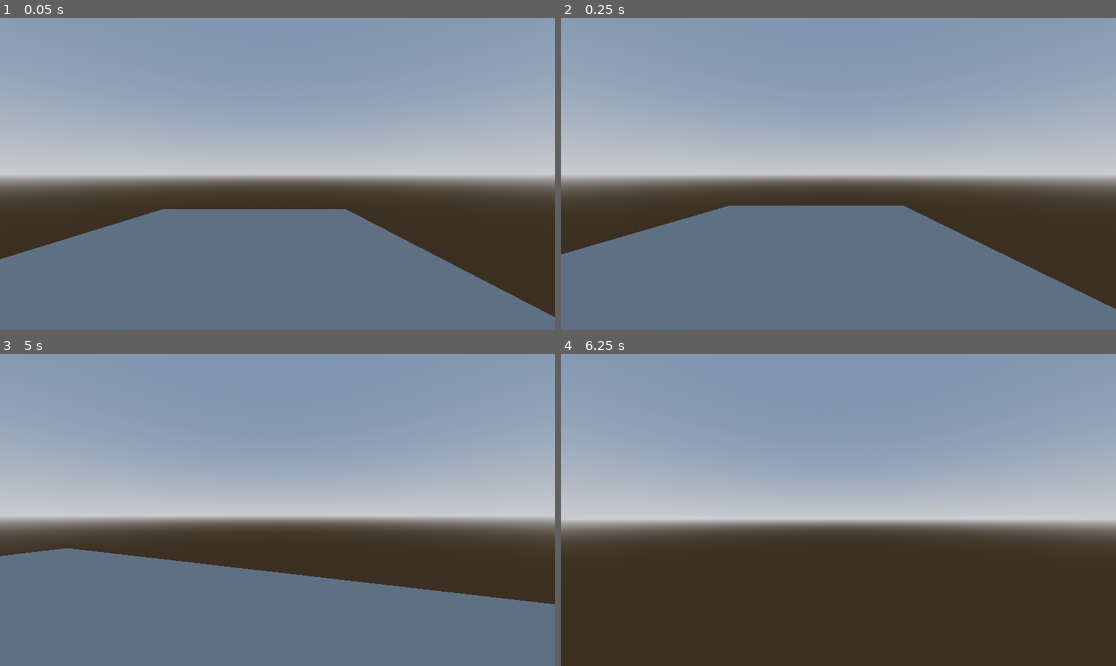
Above: before the commit, frames 1-4 (two rows, left to right).
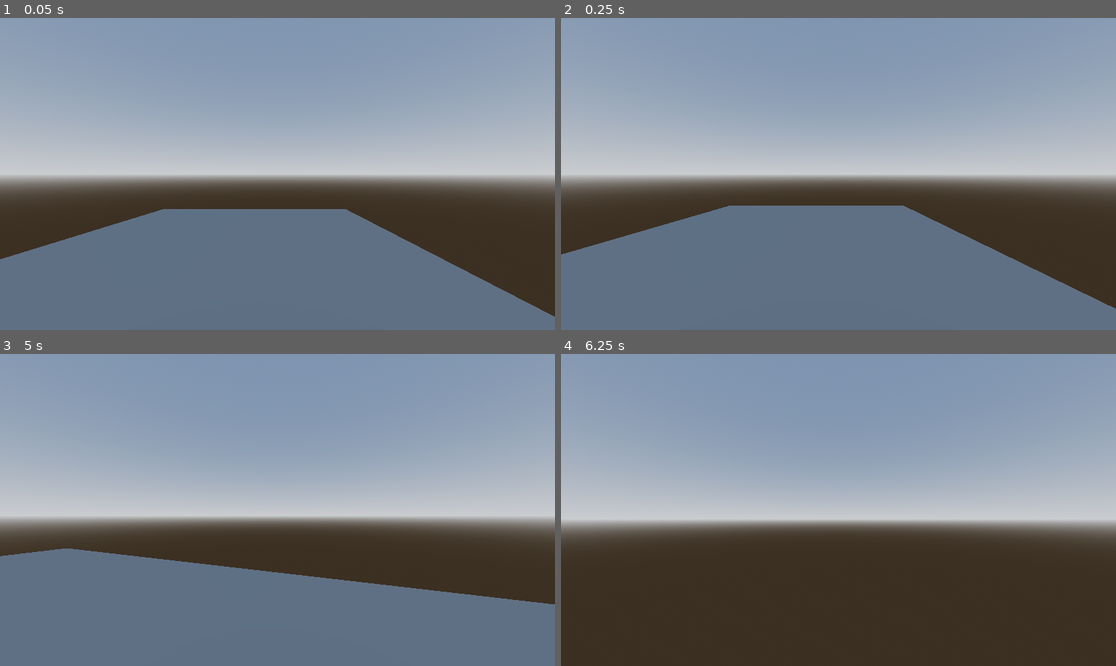
Above: after the commit, the same moments.

Repository: HaL-underscore-27/gamejam-outcasts
Game: Godot game, scene res://main.tscn
Same seed, same stepped clock (60 frames per second), same inputs: the game is played once before the commit and once after it.
Inputs (mouse positions are in pixels of both pictures, inside the frame that each line leads up to):
- Up to frame 1 (0.05 s): no input
- Up to frame 2 (0.25 s): no input
- Up to frame 3 (5 s): move the mouse to (305, 510) at 0.52 s; hold Shift (sprint) 0.53-1.28 s; hold W (up) from 0.53 s (still down); tap Space (jump) at 0.77, 1.52, 3.02, 3.77, 4.52 s; move the mouse to (249, 510) at 1.27 s; tap Shift (sprint) at 1.35, 2.85, 4.35 s; move the mouse to (288, 503) at 2.02 s; hold Shift (sprint) 2.03-2.78 s; tap Enter at 2.75 s; move the mouse to (271, 516) at 2.77 s; move the mouse to (316, 513) at 3.52 s; hold Shift (sprint) 3.53-4.28 s; move the mouse to (233, 506) at 4.27 s
- Up to frame 4 (6.25 s): move the mouse to (844, 510) at 5.02 s; hold Shift (sprint) 5.03-5.78 s; move the mouse to (816, 503) at 5.77 s; release W (up) at 5.78 s; hold D (right) from 5.78 s (still down); tap Shift (sprint) at 5.85 s; tap Space (jump) at 6.02 s

The runs differ from the first frame. In frame 1, less than 0.1% of the frame differs, in the area x 0-100%, y 61-96%; in frame 2, less than 0.1%; in frame 3, less than 0.1%; in frame 4, nothing differs.

Commit message:
Add cube that disappears when player walks into it

Diff:
--- /dev/null
+++ b/cube.gd
@@ -0,0 +1,14 @@
+extends MeshInstance3D
+
+func _ready():
+	# Get the Area3D child node
+	var area = $Area3D
+	# Connect the body_entered signal to our function
+	area.body_entered.connect(_on_body_entered)
+
+func _on_body_entered(body):
+	# Check if the body that entered is the Player
+	if body.name == "Player" or body.is_in_group("player"):
+		# Make the cube disappear
+		queue_free()  # This removes the node completely
+		# Alternative: self.visible = false  # This just hides it
--- a/main.tscn
+++ b/main.tscn
@@ -1,6 +1,8 @@
-[gd_scene load_steps=6 format=3 uid="uid://bxtnfolff3kw1"]
+[gd_scene load_steps=10 format=3 uid="uid://bxtnfolff3kw1"]
 
+[ext_resource type="Script" uid="uid://b7q2l776bk25v" path="res://main.gd" id="1_0xm2m"]
 [ext_resource type="Script" uid="uid://c0pq52lxa305" path="res://player.gd" id="1_ig7tw"]
+[ext_resource type="Script" uid="uid://bh5a52e84ilvg" path="res://cube.gd" id="3_h2yge"]
 
 [sub_resource type="ProceduralSkyMaterial" id="ProceduralSkyMaterial_ig7tw"]
 sky_horizon_color = Color(0.662243, 0.671743, 0.686743, 1)
@@ -17,13 +19,18 @@
 
 [sub_resource type="CapsuleShape3D" id="CapsuleShape3D_0xm2m"]
 
+[sub_resource type="BoxMesh" id="BoxMesh_1bvp3"]
+
+[sub_resource type="BoxShape3D" id="BoxShape3D_lquwl"]
+
 [node name="Node3D" type="Node3D"]
+script = ExtResource("1_0xm2m")
 
 [node name="WorldEnvironment" type="WorldEnvironment" parent="."]
 environment = SubResource("Environment_h2yge")
 
 [node name="CSGBox3D" type="CSGBox3D" parent="."]
-transform = Transform3D(1, 0, 0, 0, 1, 0, 0, 0, 1, -5.69719, 0, -12.8485)
+transform = Transform3D(1, 0, 0, 0, 1, 0, 0, 0, 1, -5.671041, 0, -12.839054)
 use_collision = true
 size = Vector3(28.9297, 1, 34.7396)
 
@@ -39,8 +46,18 @@
 [node name="Head" type="Node3D" parent="Player"]
 
 [node name="Camera3D" type="Camera3D" parent="Player/Head"]
-transform = Transform3D(1, 0, 0, 0, 1, 0, 0, 0, 1, 0, 0.495593, 0.657842)
+transform = Transform3D(1, 0, 0, 0, 1, 0, 0, 0, 1, 0, 0.49559307, 0.6578419)
 
 [node name="Timer" type="Timer" parent="."]
 
 [node name="Label3D" type="Label3D" parent="."]
+
+[node name="Cube" type="MeshInstance3D" parent="."]
+transform = Transform3D(1, 0, 0, 0, 1, 0, 0, 0, 1, 0, 1.0481106, 0)
+mesh = SubResource("BoxMesh_1bvp3")
+script = ExtResource("3_h2yge")
+
+[node name="Area3D" type="Area3D" parent="Cube"]
+
+[node name="CollisionShape3D" type="CollisionShape3D" parent="Cube/Area3D"]
+shape = SubResource("BoxShape3D_lquwl")
--- a/project.godot
+++ b/project.godot
@@ -12,7 +12,7 @@
 
 config/name="Outcasts"
 run/main_scene="uid://bxtnfolff3kw1"
-config/features=PackedStringArray("4.4", "Forward Plus")
+config/features=PackedStringArray("4.5", "Forward Plus")
 config/icon="res://icon.svg"
 
 [input]
Not shown, added: cube.gd.uid
Not shown, changed: icon.svg.import
